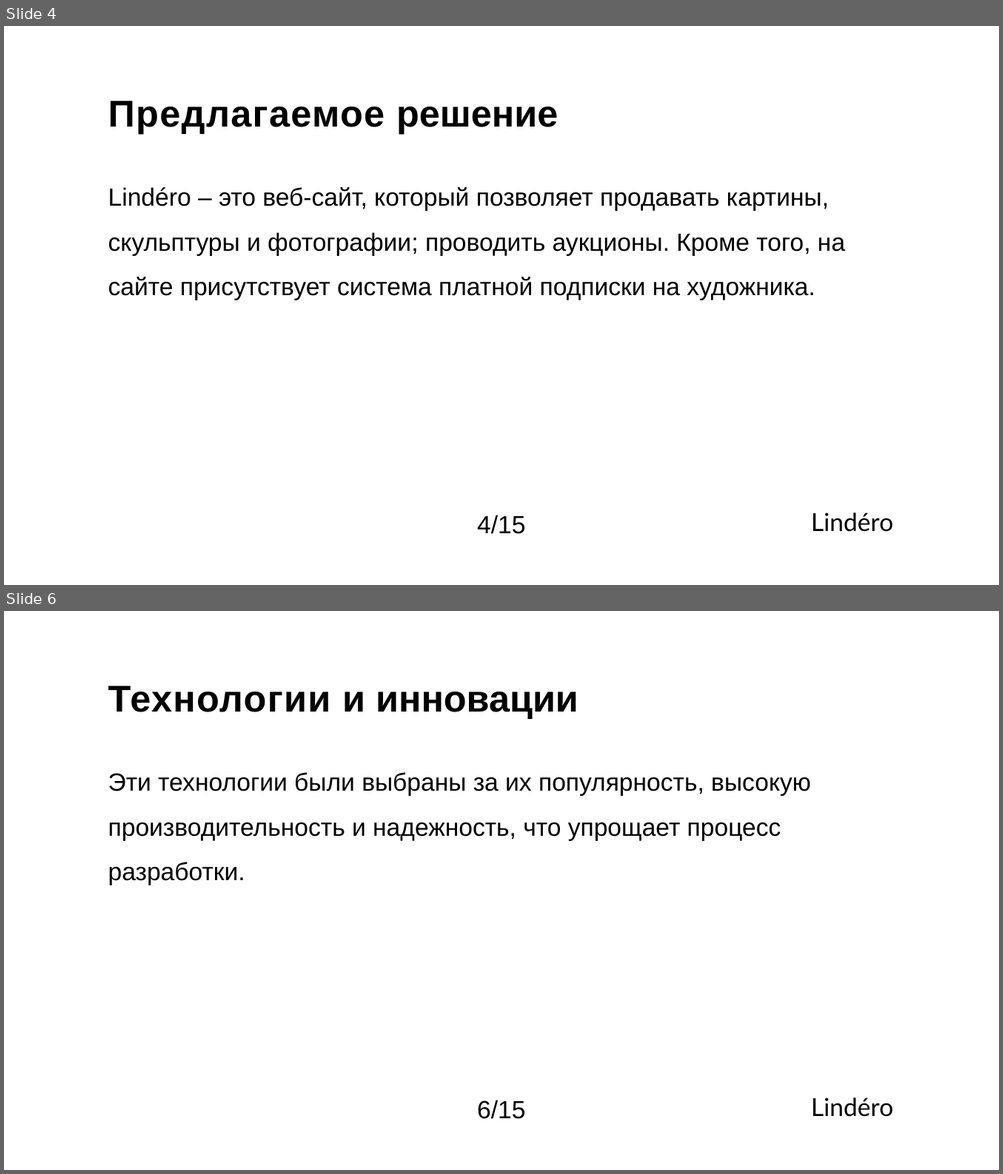
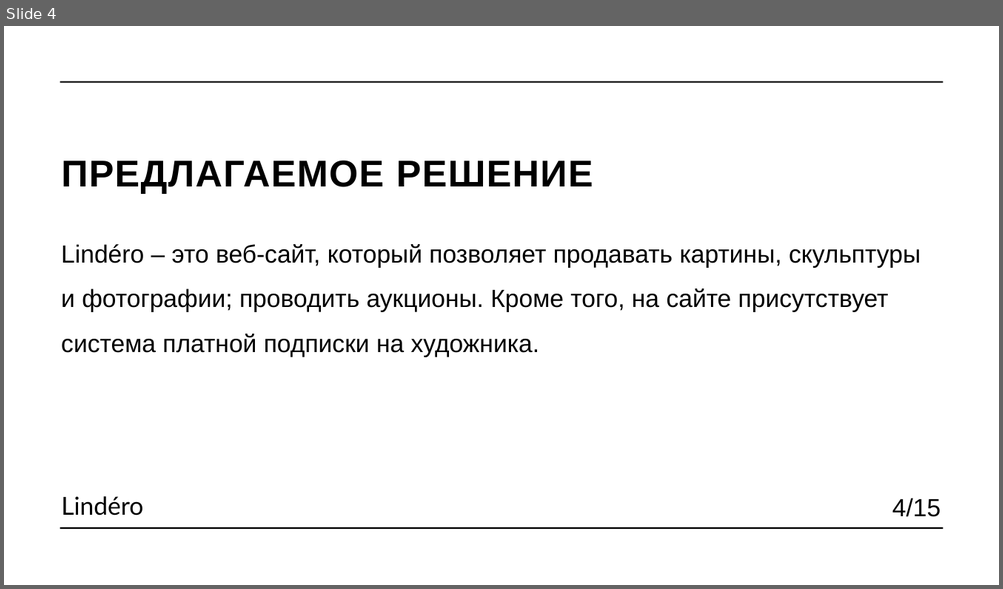
Before and after one commit to raiden-20/online_gallery, a slide deck: Документация/Презентация/Презентация.pptx. Shown one above the other, each under a label of ours: slides 4 and 6 before the commit, slide 4 after it; the slides between them are not shown. The pictures are 1003x1174 and 1003x589 pixels, drawn with LibreOffice and Linux fonts; fonts in the diff are those of the drawing. Boxes give left, top, right and bottom in pixels: in the first picture for what was removed or moved away, otherwise in the second. Text is boxed around its words. In the diff, an @@ line names an element or a change of style, - is before the commit and + after.

```diff
--- a/Документация/Презентация/Презентация.pptx
+++ b/Документация/Презентация/Презентация.pptx
@@ slide 6 removed at [4, 611, 999, 1170], background #FFFFFF @@
@@ title removed at [108, 686, 578, 719] @@
-Технологии и инновации
@@ text removed at [108, 772, 811, 886] @@
-Эти технологии были выбраны за их популярность, высокую производительность и надежность, что упрощает процесс разработки.
@@ text removed at [811, 1098, 893, 1117] @@
-Lindéro
@@ text removed at [477, 1100, 525, 1119] @@
-6/15
@@ slide 4 changed as well @@
@@ line added from (60, 82) to (942, 82), #000000 1.5 pt @@
@@ text at [61, 160, 593, 194]: text changed @@
-Предлагаемое решение
+ПРЕДЛАГАЕМОЕ РЕШЕНИЕ
@@ text "Lindéro – это веб-сайт, который ..." rewrapped from [108, 187, 845, 301] to [61, 244, 920, 358] @@
@@ text "4/15": place and size @@
-text "4/15" at [477, 515, 525, 534]
+text "4/15" at [892, 498, 940, 517]
@@ text "Lindéro": place and size @@
-text "Lindéro" at [811, 513, 893, 532]
+text "Lindéro" at [61, 497, 143, 516]
@@ line added from (60, 529) to (942, 529), #000000 1.5 pt @@
```
Also in this commit, not shown: 12 other slides changed, 2 slides added, 1 other slide removed, 1 other file.
